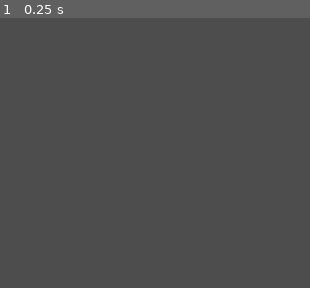
Above: before the commit, frame 1.
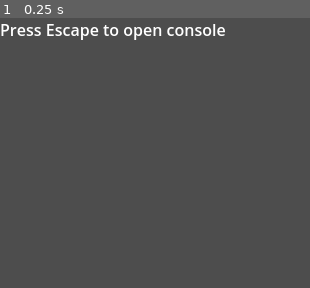
Above: after the commit, the same moment.

Repository: The64thGamer/F-Deem
Game: Godot game, scene res://Scenes/Server.tscn
Same seed, same stepped clock (60 frames per second), same inputs: the game is played once before the commit and once after it.
Inputs:
- Up to frame 1 (0.25 s): no input
The pictures show only the part of the screen within x 0-50%, y 0-50%; the shares and areas given below are measured in that part.
In our replay, the window is 600x520 before the commit and 620x540 after it. These sizes can differ from the game's own. Grey fills any space a smaller window leaves; there, only what the larger window draws over its background counts as a difference.

The runs differ from the first frame. In frame 1, 1.4% of the frame differs, in the area x 0-73%, y 2-9%.

Commit message:
Server can now change any server variable

Diff:
--- a/Scenes/Server.tscn
+++ b/Scenes/Server.tscn
@@ -14,3 +14,9 @@
 
 [node name="F\'Deem" type="Node" parent="."]
 script = ExtResource("3_yhcxh")
+
+[node name="Label" type="Label" parent="."]
+layout_mode = 0
+offset_right = 40.0
+offset_bottom = 23.0
+text = "Press Escape to open console"
--- a/Scripts/Server.gd
+++ b/Scripts/Server.gd
@@ -25,12 +25,17 @@
 func _process(delta: float) -> void:
 	localUptime += delta
 	if localUptime - serverVariables["serverUptime"] > 5:
-		setServerVariable("serverUptime",localUptime)
+		set_server_variable("serverUptime",localUptime,false)
 
 #region Hosting
 
-func setServerVariable(key, value) -> void:
+func commandSetVar(key:String, value:String) -> void:
+	set_server_variable(key,value,true)
+
+func set_server_variable(key, value, broadcast:bool) -> void:
 	serverVariables[key] = value
+	if broadcast:
+		Console.output_text("'"+ str(key) + "' set to '" + str(value) +"'")
 	server_update_server_variable.rpc(key,value)
 
 func setPlayerInfo(id,key,value) -> void:
@@ -69,7 +74,7 @@
 	Console.output_error("Currently in Server Mode, use 'setMode client' and then join.")
 
 func peer_connected(id):
-	setServerVariable("totalConnections", serverVariables["totalConnections"] + 1)
+	set_server_variable("totalConnections", serverVariables["totalConnections"] + 1,true)
 	setPlayerInfo(id,"id",id)
 	setPlayerInfo(id,"name","Guest " + str(serverVariables["totalConnections"]))
 	setPlayerInfo(id,"permissions","player")
--- a/project.godot
+++ b/project.godot
@@ -11,11 +11,12 @@
 [application]
 
 config/name="F'Deem"
+config/version="0.1"
 run/main_scene="res://Scenes/Server.tscn"
 config/features=PackedStringArray("4.3", "Forward Plus")
 boot_splash/bg_color=Color(0.211521, 0.211521, 0.211521, 1)
 boot_splash/show_image=false
-config/icon="res://icon.svg"
+config/icon="res://UI/F'Deem Logo 1080p.png"
 
 [autoload]
 
@@ -23,8 +24,8 @@
 
 [display]
 
-window/size/viewport_width=600
-window/size/viewport_height=520
+window/size/viewport_width=620
+window/size/viewport_height=540
 
 [dotnet]
 
Not shown, changed: addons/simply-console/data/command_list.json
